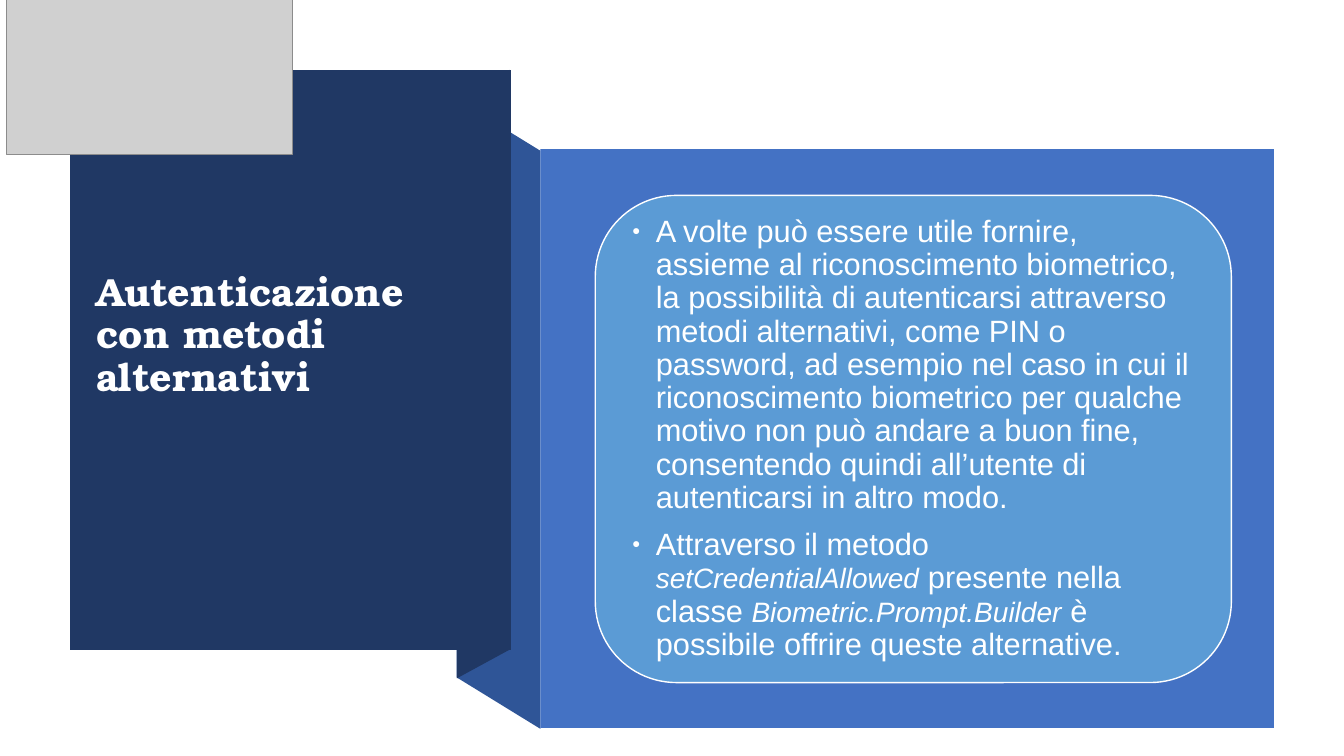
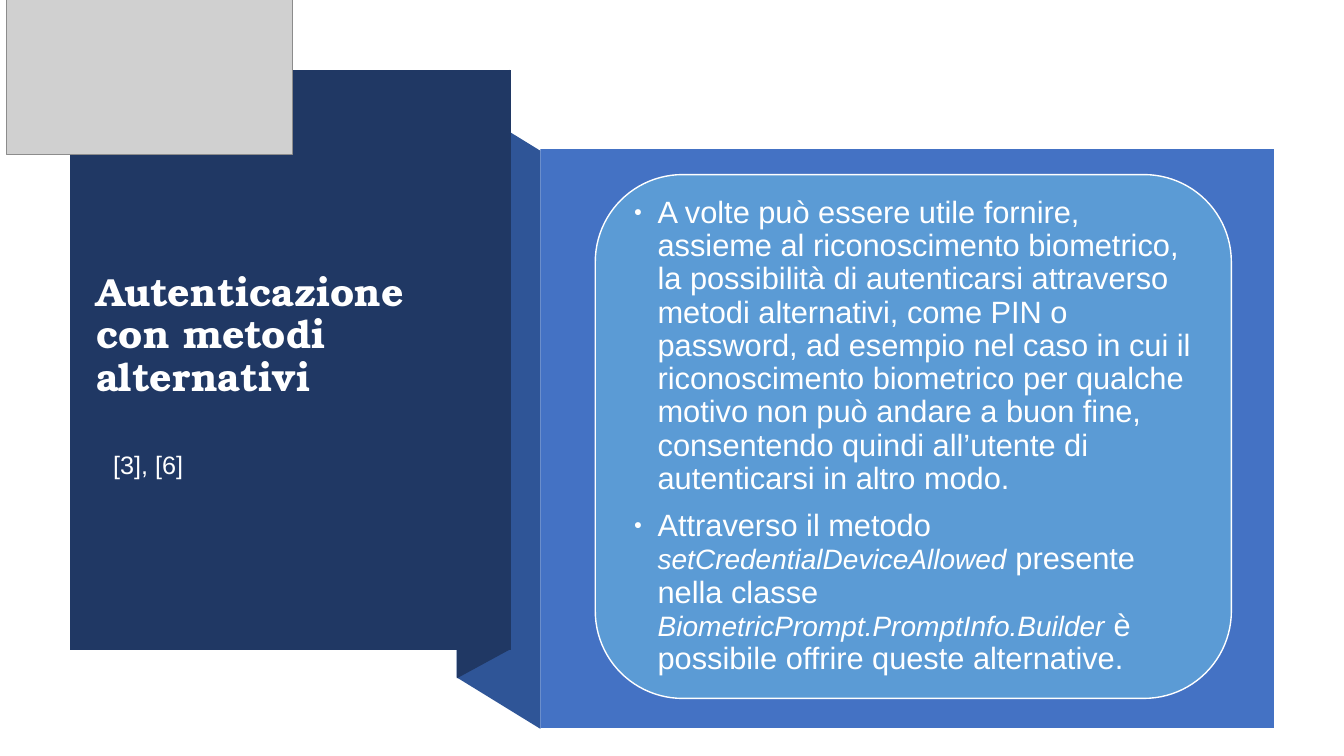
Before and after one commit to Torkin1/biometric_prompt_WALL-E, a slide deck: slide 5 of Introduzione Classi.odp. Drawn at 1344x756 pixels with LibreOffice and Linux fonts; fonts in the diff are those of the drawing; grey boxes stand for pictures. Boxes give left, top, right and bottom in pixels: in the first picture for what was removed or moved away, otherwise in the second. Text is boxed around its words. In the diff, an @@ line names an element or a change of style, - is before the commit and + after.

```diff
--- a/Introduzione Classi.odp
+++ b/Introduzione Classi.odp
@@ rounded rectangle "A volte può essere utile ...": place and size @@
-rounded rectangle "A volte può essere utile ..." at box(596, 196, 1232, 683)
+rounded rectangle "A volte può essere utile ..." at box(596, 174, 1232, 699)
@@ text added at box(113, 455, 183, 480), 18 pt, text #FFFFFF @@
+[3], [6]
@@ text in rounded rectangle at box(658, 513, 1135, 675): text changed @@
-● Attraverso il metodo setCredentialAllowed presente nella classe Biometric.Prompt.Builder è possibile offrire queste alternative.
+● Attraverso il metodo setCredentialDeviceAllowed presente nella classe BiometricPrompt.PromptInfo.Builder è possibile offrire queste alternative.
```
Also in this commit, not shown: 5 other slides changed, 4 other files.
